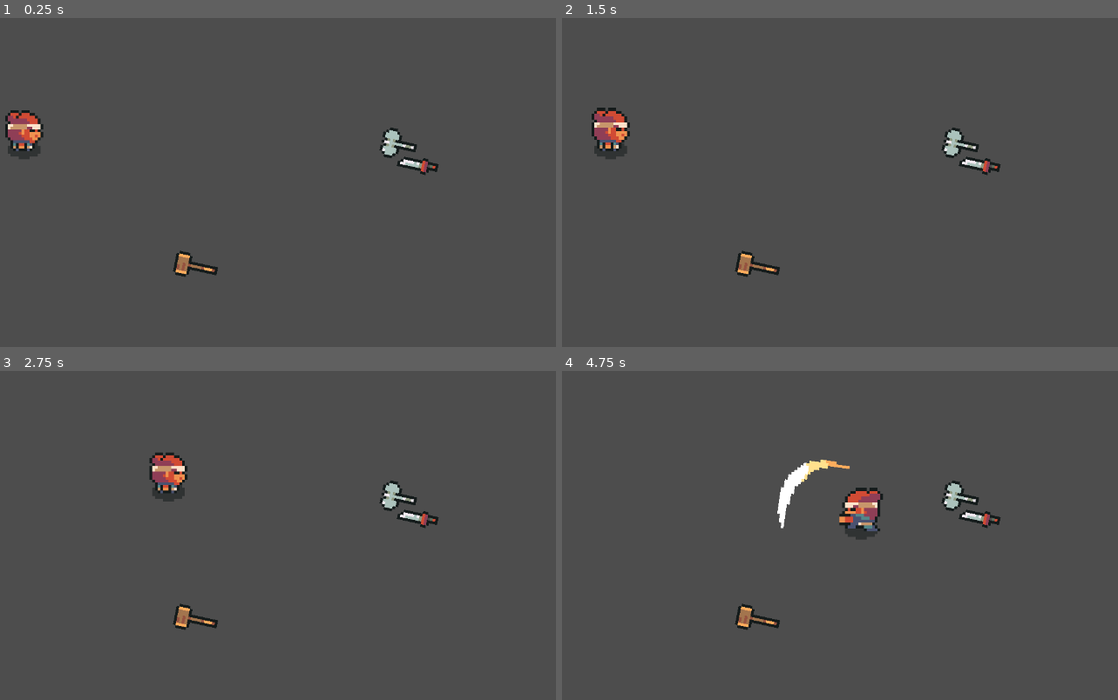
Above: before the commit, frames 1-4 (two rows, left to right).
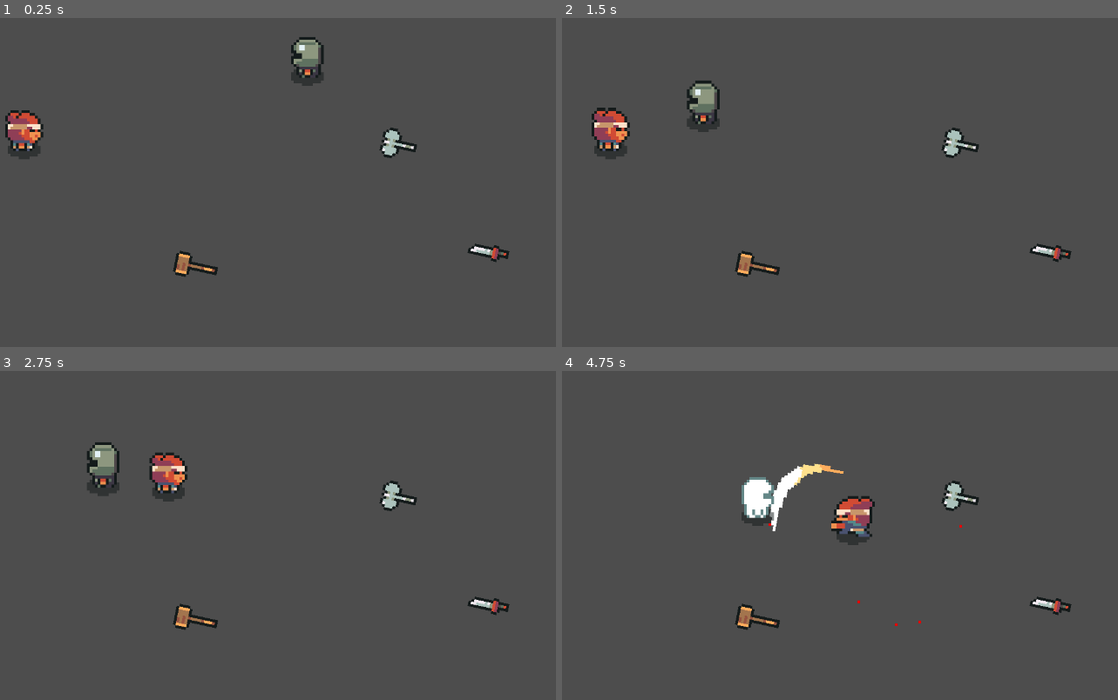
Above: after the commit, the same moments.

Repository: lucaslprimo/TheRPGProject
Game: Godot game, scene res://project/scenes/TestScene.tscn
Same seed, same stepped clock (60 frames per second), same inputs: the game is played once before the commit and once after it.
Inputs (mouse positions are in pixels of both pictures, inside the frame that each line leads up to):
- Up to frame 1 (0.25 s): no input
- Up to frame 2 (1.5 s): move the mouse to (962, 133) at 0.52 s; press the mouse at (962, 133) at 0.53 s; hold Right (move_right) 0.53-1.28 s; tap E (interact) at 0.8, 1.35 s; move the mouse to (667, 169) at 1.27 s; release the mouse at (667, 169) at 1.28 s; hold Down (move_down) from 1.28 s (still down)
- Up to frame 3 (2.75 s): right-click (105, 522) at 1.55 s; move the mouse to (316, 417) at 2.02 s; release Down (move_down) at 2.03 s; hold Right (move_right) from 2.03 s (still down); hold Right mouse button (move) from 2.03 s (still down); click (316, 417) at 2.3 s
- Up to frame 4 (4.75 s): move the mouse to (773, 581) at 2.77 s; release Right (move_right) at 2.78 s; release Right mouse button (move) at 2.78 s; hold Up (move_up) 2.78-3.53 s; click (773, 581) at 2.85 s; tap E (interact) at 3.05 s; move the mouse to (1017, 561) at 3.52 s; hold E (interact) 3.53-4.28 s; hold Left (move_left) from 3.53 s (still down); right-click (1017, 561) at 3.8 s; move the mouse to (600, 446) at 4.27 s; right-click (600, 446) at 4.35 s; click (600, 446) at 4.55 s

The runs differ from the first frame. In frame 1, 1.1% of the frame differs, in the area x 52-92%, y 5-75%; in frame 2, 1.1%; in frame 3, 1.2%; in frame 4, 2.8%, in the area x 32-92%, y 26-78%.

Commit message:
Feat: Weapon sounds and Particles

Diff:
--- a/project/resources/weapons/axe.tres
+++ b/project/resources/weapons/axe.tres
@@ -1,7 +1,9 @@
-[gd_resource type="Resource" script_class="WeaponData" load_steps=3 format=3 uid="uid://bd18jrsp3nwjq"]
+[gd_resource type="Resource" script_class="WeaponData" load_steps=5 format=3 uid="uid://bd18jrsp3nwjq"]
 
 [ext_resource type="Script" uid="uid://by0h3dfosnska" path="res://project/scripts/resources/weapon_data.gd" id="1_x40xu"]
 [ext_resource type="Texture2D" uid="uid://b8ibu0jnhgoni" path="res://project/assets/Weapons/Axe/Sprite.png" id="2_x40xu"]
+[ext_resource type="AudioStream" uid="uid://cgat3dairvdtf" path="res://project/assets/audio/sfx/Hit & Impact/Impact4.wav" id="3_al0kc"]
+[ext_resource type="AudioStream" uid="uid://sjb6lbgdheq2" path="res://project/assets/audio/sfx/Whoosh & Slash/Slash5.wav" id="3_qm08b"]
 
 [resource]
 script = ExtResource("1_x40xu")
@@ -10,6 +12,8 @@
 flip_v = true
 scale_modifier = 1.5
 kockback_force = 50
+weapon_sound = ExtResource("3_qm08b")
+weapon_hit_sound = ExtResource("3_al0kc")
 sprite = ExtResource("2_x40xu")
 name = "Normal Axe"
 description = "This is just a regular axe"
--- a/project/resources/weapons/hammer.tres
+++ b/project/resources/weapons/hammer.tres
@@ -1,7 +1,9 @@
-[gd_resource type="Resource" script_class="WeaponData" load_steps=3 format=3 uid="uid://cv6xwugu4qccm"]
+[gd_resource type="Resource" script_class="WeaponData" load_steps=5 format=3 uid="uid://cv6xwugu4qccm"]
 
 [ext_resource type="Script" uid="uid://by0h3dfosnska" path="res://project/scripts/resources/weapon_data.gd" id="1_c4gqb"]
 [ext_resource type="Texture2D" uid="uid://cpn14pctmve6b" path="res://project/assets/Weapons/Hammer/Sprite.png" id="2_c4gqb"]
+[ext_resource type="AudioStream" uid="uid://dmrplxtu7dfvm" path="res://project/assets/audio/sfx/Whoosh & Slash/Whoosh.wav" id="3_7br6g"]
+[ext_resource type="AudioStream" uid="uid://caeqmx8l4wr5e" path="res://project/assets/audio/sfx/Hit & Impact/Impact.wav" id="3_cqob1"]
 
 [resource]
 script = ExtResource("1_c4gqb")
@@ -10,6 +12,8 @@
 flip_v = true
 scale_modifier = 1.5
 kockback_force = 100
+weapon_sound = ExtResource("3_7br6g")
+weapon_hit_sound = ExtResource("3_cqob1")
 sprite = ExtResource("2_c4gqb")
 name = "Normal Hammer"
 description = "This is just a regular hammer"
--- a/project/resources/weapons/sword.tres
+++ b/project/resources/weapons/sword.tres
@@ -1,12 +1,16 @@
-[gd_resource type="Resource" script_class="WeaponData" load_steps=3 format=3 uid="uid://46bkny7e56tx"]
+[gd_resource type="Resource" script_class="WeaponData" load_steps=5 format=3 uid="uid://46bkny7e56tx"]
 
 [ext_resource type="Script" uid="uid://by0h3dfosnska" path="res://project/scripts/resources/weapon_data.gd" id="1_abq03"]
 [ext_resource type="Texture2D" uid="uid://bwaoppw1x55ae" path="res://project/assets/Weapons/Sword2/Sprite.png" id="2_vvxse"]
+[ext_resource type="AudioStream" uid="uid://cgat3dairvdtf" path="res://project/assets/audio/sfx/Hit & Impact/Impact4.wav" id="3_8biqe"]
+[ext_resource type="AudioStream" uid="uid://d2kqxccvstn7n" path="res://project/assets/audio/sfx/Whoosh & Slash/Slash.wav" id="3_wjmp8"]
 
 [resource]
 script = ExtResource("1_abq03")
 damage = 20
 scale_modifier = 0.5
+weapon_sound = ExtResource("3_wjmp8")
+weapon_hit_sound = ExtResource("3_8biqe")
 sprite = ExtResource("2_vvxse")
 name = "Normal Sword"
 description = "This is just a regular sword"
--- a/project/resources/weapons/unarmed.tres
+++ b/project/resources/weapons/unarmed.tres
@@ -1,11 +1,15 @@
-[gd_resource type="Resource" script_class="WeaponData" load_steps=2 format=3 uid="uid://dwqm127y4slnj"]
+[gd_resource type="Resource" script_class="WeaponData" load_steps=4 format=3 uid="uid://dwqm127y4slnj"]
 
 [ext_resource type="Script" uid="uid://by0h3dfosnska" path="res://project/scripts/resources/weapon_data.gd" id="1_1wstk"]
+[ext_resource type="AudioStream" uid="uid://blhdgblk4xnwn" path="res://project/assets/audio/sfx/Hit & Impact/Impact5.wav" id="2_18g0x"]
+[ext_resource type="AudioStream" uid="uid://b6b52625fkg0k" path="res://project/assets/audio/sfx/Whoosh & Slash/Launch.wav" id="2_q3lx4"]
 
 [resource]
 script = ExtResource("1_1wstk")
 damage = 5
 kockback_force = 20
+weapon_sound = ExtResource("2_q3lx4")
+weapon_hit_sound = ExtResource("2_18g0x")
 name = "unarmed"
 description = "bar hands"
 metadata/_custom_type_script = "uid://by0h3dfosnska"
--- a/project/scenes/HumanoidBase.tscn
+++ b/project/scenes/HumanoidBase.tscn
@@ -23,6 +23,10 @@
 [ext_resource type="Script" uid="uid://dkwunag7epdha" path="res://project/scripts/humanoids/hurt_state.gd" id="17_x338g"]
 [ext_resource type="Script" uid="uid://mikeum0murty" path="res://project/scripts/humanoids/died_state.gd" id="18_wrlts"]
 [ext_resource type="Script" uid="uid://bjxej4h04bigw" path="res://project/scripts/components/knockback_compoment.gd" id="22_oyqbi"]
+[ext_resource type="Script" uid="uid://php4n6ogkcsg" path="res://project/scripts/humanoids/equipment_ctrl.gd" id="24_6cdaj"]
+[ext_resource type="PackedScene" uid="uid://cegip78q21h5u" path="res://project/scenes/Item.tscn" id="25_ph6ji"]
+[ext_resource type="Resource" uid="uid://dwqm127y4slnj" path="res://project/resources/weapons/unarmed.tres" id="26_f8gpl"]
+[ext_resource type="Script" uid="uid://cf2l0sdk0mwtd" path="res://project/scripts/components/collector_component.gd" id="27_ph6ji"]
 
 [sub_resource type="CircleShape2D" id="CircleShape2D_lftxd"]
 radius = 6.0
@@ -1212,16 +1216,19 @@
 radius = 5.0
 height = 14.0
 
+[sub_resource type="CircleShape2D" id="CircleShape2D_f8gpl"]
+
 [node name="Humanoid" type="CharacterBody2D"]
 motion_mode = 1
 script = ExtResource("1_e3xw2")
 
-[node name="AnimCtrl" type="Node" parent="." node_paths=PackedStringArray("animator", "weapon_animator", "skin_sprite", "weapon_node")]
+[node name="AnimCtrl" type="Node" parent="." node_paths=PackedStringArray("animator", "weapon_animator", "skin_sprite", "weapon_node", "weapon_sound_player")]
 script = ExtResource("7_c6dlt")
 animator = NodePath("../Skin/SkinAnimation")
 weapon_animator = NodePath("../Weapon/WeaponAnimation")
 skin_sprite = NodePath("../Skin")
 weapon_node = NodePath("../Weapon")
+weapon_sound_player = NodePath("../WeaponSound")
 
 [node name="GroundHitBox" type="CollisionShape2D" parent="."]
 visible = false
@@ -1333,12 +1340,13 @@
 &"": SubResource("AnimationLibrary_c3jn5")
 }
 
-[node name="Hurtbox" type="Area2D" parent="." node_paths=PackedStringArray("healthcp", "knockcp")]
+[node name="Hurtbox" type="Area2D" parent="." node_paths=PackedStringArray("healthcp", "knockcp", "particles")]
 visible = false
 monitoring = false
 script = ExtResource("3_8yvsn")
 healthcp = NodePath("../HealthComponent")
 knockcp = NodePath("../KnockbackComponent")
+particles = NodePath("../Blood")
 
 [node name="CollisionShape2D" type="CollisionShape2D" parent="Hurtbox"]
 position = Vector2(0, -7)
@@ -1371,10 +1379,11 @@
 script = ExtResource("18_wrlts")
 sprite = NodePath("../../Skin")
 
-[node name="AttackingComponent" type="Node" parent="." node_paths=PackedStringArray("hitbox_list")]
+[node name="AttackingComponent" type="Node" parent="." node_paths=PackedStringArray("hitbox_list", "weapon_sound_player")]
 script = ExtResource("6_8xpxb")
 cooldown = 0.2
 hitbox_list = [NodePath("../Weapon/FX_group/Attack1"), NodePath("../Weapon/FX_group/Attack2")]
+weapon_sound_player = NodePath("../HitSound")
 metadata/_custom_type_script = "uid://bxw57tbquty01"
 
 [node name="MovementComponent" type="Node" parent="."]
@@ -1389,3 +1398,43 @@
 script = ExtResource("22_oyqbi")
 external_force_multiplier = 3
 metadata/_custom_type_script = "uid://bjxej4h04bigw"
+
+[node name="CollectorComponent" type="Area2D" parent="."]
+collision_layer = 16
+collision_mask = 32
+monitorable = false
+script = ExtResource("27_ph6ji")
+metadata/_custom_type_script = "uid://cf2l0sdk0mwtd"
+
+[node name="CollisionShape2D" type="CollisionShape2D" parent="CollectorComponent"]
+position = Vector2(0, -6)
+shape = SubResource("CircleShape2D_f8gpl")
+
+[node name="EquipmentCtrl" type="Node" parent="." node_paths=PackedStringArray("collector", "atkcp", "weapon_skin", "weapon_audio_player", "weapon_hit_player", "hurtbox", "weapon_animation")]
+script = ExtResource("24_6cdaj")
+item_drop_template = ExtResource("25_ph6ji")
+collector = NodePath("../CollectorComponent")
+atkcp = NodePath("../AttackingComponent")
+weapon_skin = NodePath("../Weapon/WeaponSkin")
+equiped_weapon = ExtResource("26_f8gpl")
+weapon_audio_player = NodePath("../WeaponSound")
+weapon_hit_player = NodePath("../HitSound")
+hurtbox = NodePath("../Hurtbox")
+weapon_animation = NodePath("../Weapon/WeaponAnimation")
+
+[node name="WeaponSound" type="AudioStreamPlayer2D" parent="."]
+
+[node name="HitSound" type="AudioStreamPlayer2D" parent="."]
+
+[node name="Blood" type="CPUParticles2D" parent="."]
+position = Vector2(0, -6)
+emitting = false
+lifetime = 1.34
+one_shot = true
+explosiveness = 0.68
+randomness = 0.67
+direction = Vector2(0, -30)
+gravity = Vector2(0, 300)
+initial_velocity_min = 39.99
+initial_velocity_max = 145.44
+color = Color(0.90588236, 0, 0, 1)
--- a/project/scenes/Player.tscn
+++ b/project/scenes/Player.tscn
@@ -1,13 +1,7 @@
-[gd_scene load_steps=8 format=3 uid="uid://c5slxalqbjlnl"]
+[gd_scene load_steps=3 format=3 uid="uid://c5slxalqbjlnl"]
 
 [ext_resource type="PackedScene" uid="uid://c8xs5tiuk8csl" path="res://project/scenes/HumanoidBase.tscn" id="1_gd4xd"]
 [ext_resource type="Script" uid="uid://bo6no0shuxrh3" path="res://project/scripts/humanoids/player/player_input_handler.gd" id="2_qtec2"]
-[ext_resource type="Script" uid="uid://php4n6ogkcsg" path="res://project/scripts/equipment_ctrl.gd" id="3_c5xfa"]
-[ext_resource type="Script" uid="uid://cf2l0sdk0mwtd" path="res://project/scripts/components/collector_component.gd" id="4_h84uw"]
-[ext_resource type="PackedScene" uid="uid://cegip78q21h5u" path="res://project/scenes/Item.tscn" id="4_hurvs"]
-[ext_resource type="Resource" uid="uid://dwqm127y4slnj" path="res://project/resources/weapons/unarmed.tres" id="5_2ms76"]
-
-[sub_resource type="CircleShape2D" id="CircleShape2D_hurvs"]
 
 [node name="Player" groups=["players"] instance=ExtResource("1_gd4xd")]
 collision_layer = 8
@@ -39,21 +33,5 @@
 movcp = NodePath("../MovementComponent")
 weapon_node = NodePath("../Weapon")
 
-[node name="EquipmentCtrl" type="Node" parent="." index="12" node_paths=PackedStringArray("collector", "atkcp", "weapon_skin")]
-script = ExtResource("3_c5xfa")
-item_drop_template = ExtResource("4_hurvs")
-collector = NodePath("../CollectorComponent")
-atkcp = NodePath("../AttackingComponent")
-weapon_skin = NodePath("../Weapon/WeaponSkin")
-equiped_weapon = ExtResource("5_2ms76")
-
-[node name="CollectorComponent" type="Area2D" parent="." index="13"]
-collision_layer = 16
-collision_mask = 32
-monitorable = false
-script = ExtResource("4_h84uw")
-metadata/_custom_type_script = "uid://cf2l0sdk0mwtd"
-
-[node name="CollisionShape2D" type="CollisionShape2D" parent="CollectorComponent" index="0"]
-position = Vector2(0, -6)
-shape = SubResource("CircleShape2D_hurvs")
+[node name="HitSound" parent="." index="15"]
+volume_db = -10.0
--- a/project/scenes/TestScene.tscn
+++ b/project/scenes/TestScene.tscn
@@ -1,10 +1,11 @@
-[gd_scene load_steps=6 format=3 uid="uid://bkah125sti8rj"]
+[gd_scene load_steps=7 format=3 uid="uid://bkah125sti8rj"]
 
 [ext_resource type="PackedScene" uid="uid://c5slxalqbjlnl" path="res://project/scenes/Player.tscn" id="2_4wxyy"]
 [ext_resource type="PackedScene" uid="uid://cegip78q21h5u" path="res://project/scenes/Item.tscn" id="2_74fhv"]
 [ext_resource type="Resource" uid="uid://cv6xwugu4qccm" path="res://project/resources/weapons/hammer.tres" id="3_74fhv"]
 [ext_resource type="Resource" uid="uid://bd18jrsp3nwjq" path="res://project/resources/weapons/axe.tres" id="3_sucae"]
 [ext_resource type="Resource" uid="uid://46bkny7e56tx" path="res://project/resources/weapons/sword.tres" id="4_vbvdg"]
+[ext_resource type="PackedScene" uid="uid://cohfhpylefv2v" path="res://project/scenes/Enemy.tscn" id="6_vbvdg"]
 
 [node name="Main" type="Node2D"]
 
@@ -19,9 +20,13 @@
 data = ExtResource("3_sucae")
 
 [node name="Item2" parent="." instance=ExtResource("2_74fhv")]
-position = Vector2(62, 5)
+position = Vector2(88, 37)
 data = ExtResource("4_vbvdg")
 
 [node name="Item3" parent="." instance=ExtResource("2_74fhv")]
 position = Vector2(-19, 43)
 data = ExtResource("3_74fhv")
+
+[node name="Enemy" parent="." instance=ExtResource("6_vbvdg")]
+position = Vector2(31, -29)
+selected_skin = 3
--- a/project/scripts/components/attacking_component.gd
+++ b/project/scripts/components/attacking_component.gd
@@ -2,8 +2,11 @@
 
 @export var cooldown:float = 4
 @export var damage:int = 20
+@export var kockback_force:int = 20
 @export var hitbox_list:Array[HitBox]
 @export var combo_time:float = 5
+@export var weapon_sound_player:AudioStreamPlayer2D
+@export var blood_particles:CPUParticles2D
 
 var combo_counter:int = 0
 var cooldown_timer: Timer
@@ -56,8 +59,13 @@
 		hitbox.get_node("FX").visible = false
 
 func _process_attack(body:Hurtbox):
-	body.take_damage(damage, damage, owner.global_position)
+	body.take_damage(damage, kockback_force, owner.global_position)
 	hit.emit(body, damage)
+	play_hit_sound()
 
 func is_on_cooldown() -> bool:
 	return cooldown_timer.time_left > 0
+
+func play_hit_sound():
+	weapon_sound_player.pitch_scale = randf_range(0.8, 1.2)
+	weapon_sound_player.play()
--- a/project/scripts/components/collector_component.gd
+++ b/project/scripts/components/collector_component.gd
@@ -18,7 +18,9 @@
 			allow_pickup.emit(pickups[0].info())
 
 func _on_area_exited(_pickup:Area2D):
-	pickups.remove_at(pickups.find(_pickup))
+	if pickups.find(_pickup) != -1:
+		pickups.remove_at(pickups.find(_pickup))
+
 	if pickups.is_empty():
 		deny_pickup.emit()
 	else:
--- a/project/scripts/components/hurtbox_component.gd
+++ b/project/scripts/components/hurtbox_component.gd
@@ -3,8 +3,12 @@
 
 @export var healthcp:HealthComponent
 @export var knockcp:KnockbackComponent
+@export var particles:CPUParticles2D
 
 func take_damage(_damage:int, _push_force:float, _source_position:Vector2):
 	healthcp.apply_damage(_damage)
 	var direction:Vector2 = owner.global_position - _source_position
 	knockcp.apply_force(direction.normalized(), _push_force)
+
+	particles.rotation_degrees = randi_range(0,360)
+	particles.emitting = true
--- a/project/scripts/equipment_ctrl.gd
+++ b/project/scripts/humanoids/equipment_ctrl.gd
@@ -7,6 +7,10 @@
 @export var weapon_skin:Sprite2D
 @export var ui_pickup:Label
 @export var equiped_weapon:WeaponData
+@export var weapon_audio_player:AudioStreamPlayer2D
+@export var weapon_hit_player:AudioStreamPlayer2D
+@export var hurtbox:Hurtbox
+@export var weapon_animation:AnimationPlayer
 
 var can_pickup:bool = false
 
@@ -23,12 +27,16 @@
 	can_pickup = false
 
 func _input(event: InputEvent) -> void:
-	if event.is_action_pressed("interact"):
-		var item = collector.pickup()
-		if item is Item:
-			if item.data is WeaponData:
-				drop_equiped_weapon()
-				equip_new_weapon(item.data)
+	if owner.is_in_group(&"players"):
+		if event.is_action_pressed("interact"):
+			pickup()
+
+func pickup():
+	var item = collector.pickup()
+	if item is Item:
+		if item.data is WeaponData:
+			drop_equiped_weapon()
+			equip_new_weapon(item.data)
 
 func drop_equiped_weapon():
 	if equiped_weapon.name != "unarmed":
@@ -41,5 +49,10 @@
 func equip_new_weapon(weapon:WeaponData):
 	equiped_weapon = weapon
 	atkcp.damage = weapon.damage
+	atkcp.kockback_force = weapon.kockback_force
+	hurtbox.particles.amount = weapon.damage
+	weapon_animation.speed_scale = weapon.atk_speed
 	weapon_skin.texture = weapon.sprite
 	weapon_skin.flip_v = weapon.flip_v
+	weapon_audio_player.stream = weapon.weapon_sound
+	weapon_hit_player.stream = weapon.weapon_hit_sound
--- a/project/scripts/humanoids/humanoid_anim_ctrl.gd
+++ b/project/scripts/humanoids/humanoid_anim_ctrl.gd
@@ -6,6 +6,7 @@
 @export var skin_sprite:Sprite2D
 @export var weapon_node:Node2D
 @export var input_hanlder:InputHandler = InputHandler.new()
+@export var weapon_sound_player:AudioStreamPlayer2D
 
 func _ready() -> void:
 	weapon_animator.animation_finished.connect(_anim_finished)
@@ -28,6 +29,11 @@
 func play_attack_anim(_name:StringName):
 	if weapon_animator.has_animation(_name):
 		weapon_animator.play(_name)
+		play_sound()
+
+func play_sound():
+	weapon_sound_player.pitch_scale = randf_range(0.8, 1.2)
+	weapon_sound_player.play()
 
 func get_string_by_direction(direction:Vector2) -> StringName:
 	if direction.y > 0:
--- a/project/scripts/humanoids/hurt_state.gd
+++ b/project/scripts/humanoids/hurt_state.gd
@@ -3,6 +3,7 @@
 @export var hurt_duration:float
 @export var sprite:Sprite2D
 @export var atkcp:AttackingComponent
+
 
 func enter():
 	atkcp.stop()
--- a/project/scripts/resources/weapon_data.gd
+++ b/project/scripts/resources/weapon_data.gd
@@ -12,3 +12,5 @@
 @export var flip_v:bool = false
 @export var scale_modifier:float = 1
 @export var kockback_force:int = 10
+@export var weapon_sound:AudioStream
+@export var weapon_hit_sound:AudioStream
Not shown: 1 places in project/scenes/HumanoidBase.tscn that only renumber resources
Renamed: project/scripts/equipment_ctrl.gd.uid -> project/scripts/humanoids/equipment_ctrl.gd.uid
Not shown, added: project/assets/audio/sfx/Hit & Impact/Hit1.wav
Not shown, added: project/assets/audio/sfx/Hit & Impact/Hit2.wav
Not shown, added: project/assets/audio/sfx/Hit & Impact/Hit3.wav
Not shown, added: project/assets/audio/sfx/Hit & Impact/Hit5.wav
Not shown, added: project/assets/audio/sfx/Hit & Impact/Hit6.wav
Not shown, added: project/assets/audio/sfx/Hit & Impact/Hit7.wav
Not shown, added: project/assets/audio/sfx/Hit & Impact/Hit8.wav
Not shown, added: project/assets/audio/sfx/Hit & Impact/Hit9.wav
Not shown, added: project/assets/audio/sfx/Hit & Impact/Impact.wav
Not shown, added: project/assets/audio/sfx/Hit & Impact/Impact2.wav
(and 12 more such lines)
